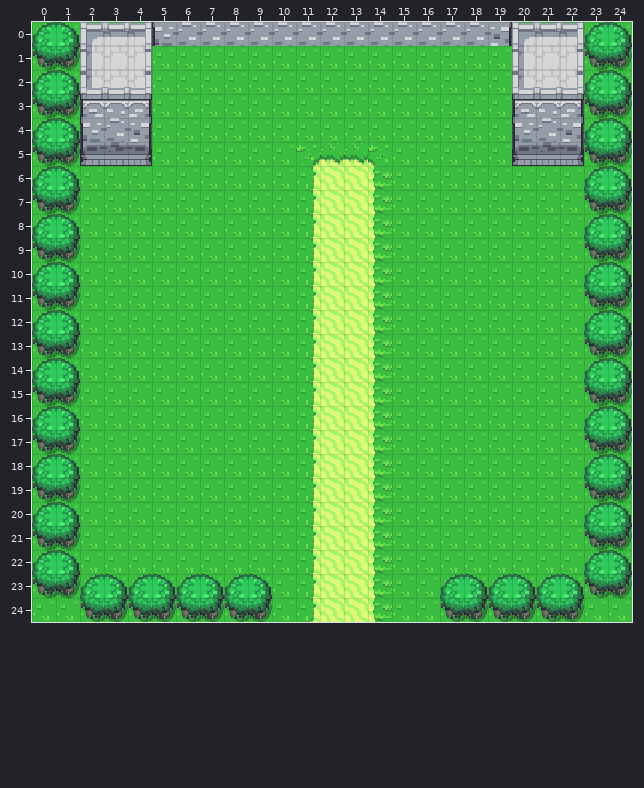
An edit to a level. Tiled map, Terminate RPG/Assets/SuperTiled2Unity/Import/UpperForestMap.tmx. The picture above was drawn from the file before the commit.
Cells are 16x16 px. Shown: x 0..24, y 0..24.
Once edited:
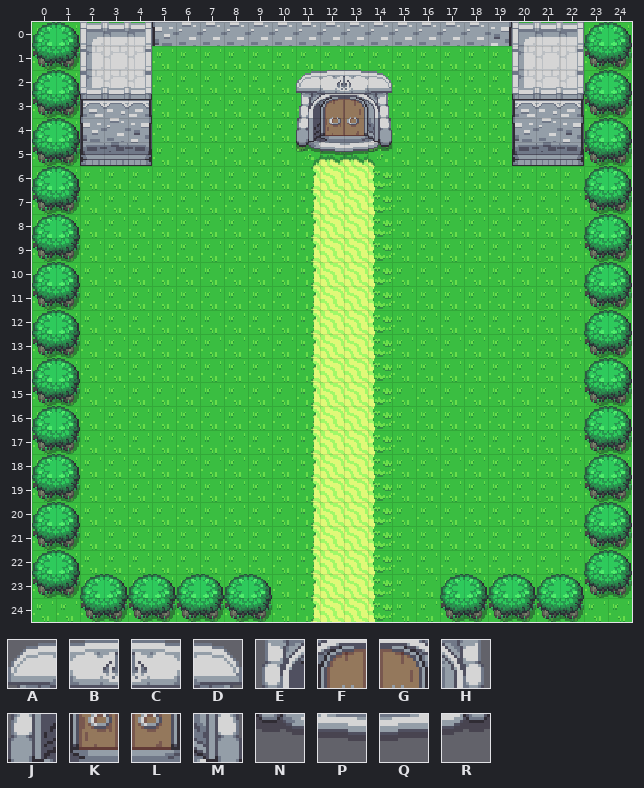
Key: from "WorldSet": A 1244, B 1245, C 1246, D 1247, E 1284, F 1285, G 1286, H 1287, J 1324, K 1325, L 1326, M 1327, N 1364, P 1365, Q 1366, R 1367.
_ is an empty cell.
The exact change:
Layer "CollisionObject":
y 2: x 11..14 ____ -> ABCD
y 3: x 11..14 ____ -> EFGH
y 4: x 11..14 ____ -> JKLM
y 5: x 11..14 ____ -> NPQR
